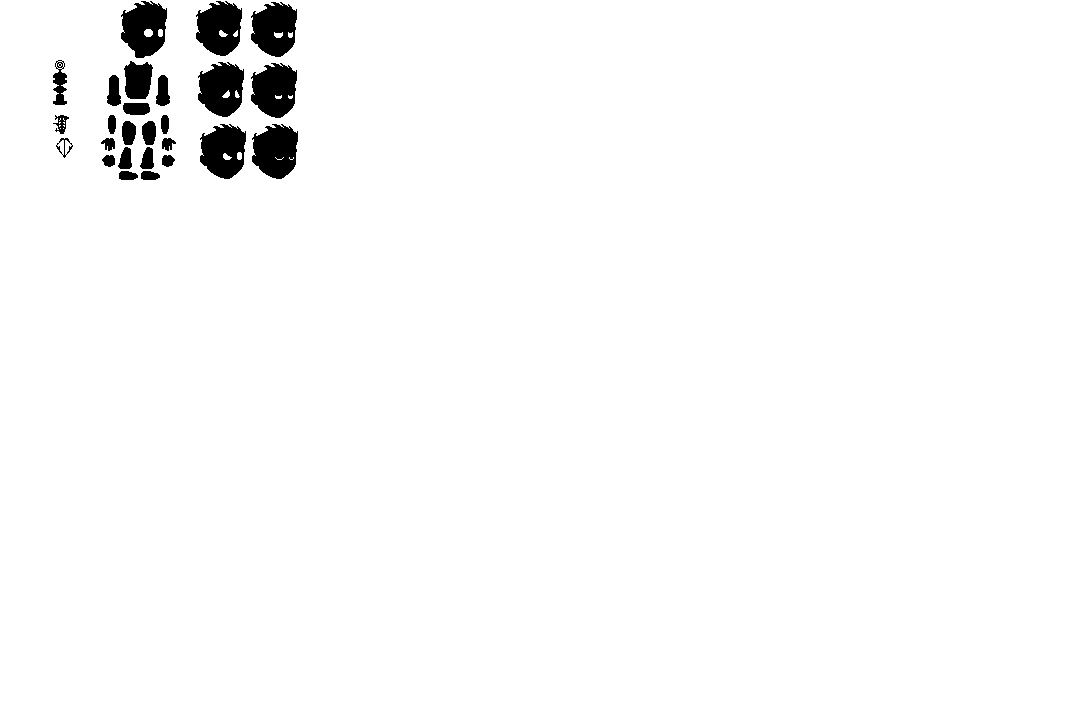
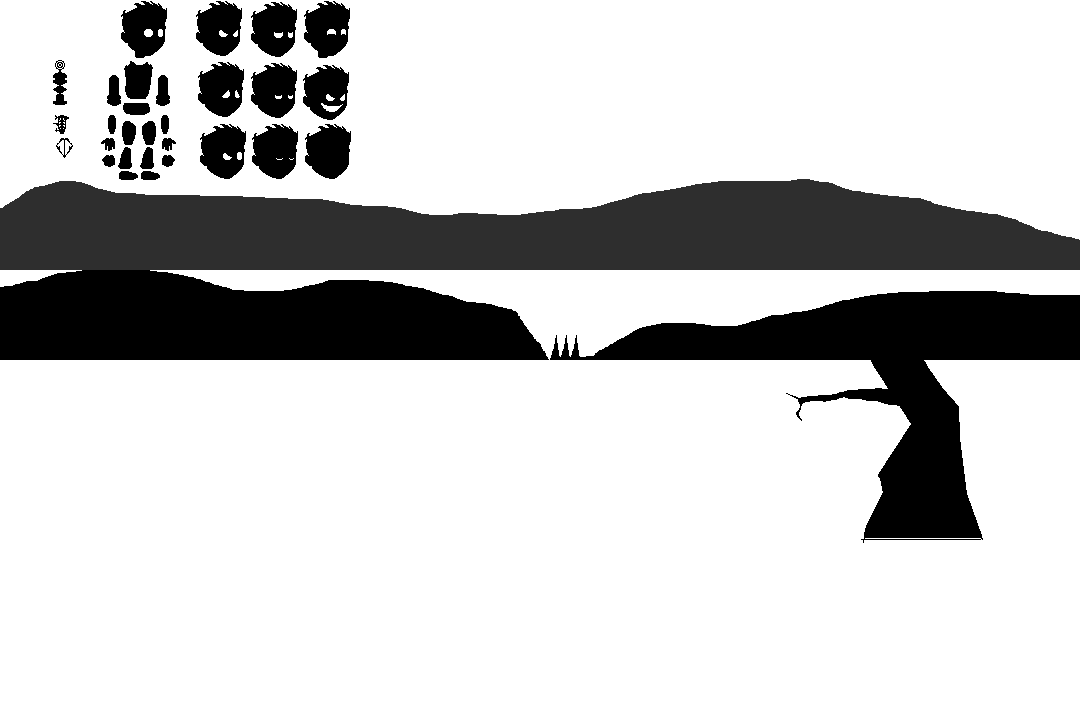
Layer changes from the first 1080×720 image to the second:
renamed "Ebene 2" to "Biily Bob", painted on it over [218, 1, 351, 179]
added layer "Ebene 4" above "Ebene 3" over [786, 354, 983, 543]
added layer "Ebene 3" above "Ebene 2" over [0, 179, 1080, 270]
added layer "Ebene 2" above "2D-Game-Police-Character-Free-Sprite-Sheets-3" over [0, 270, 1080, 360]
